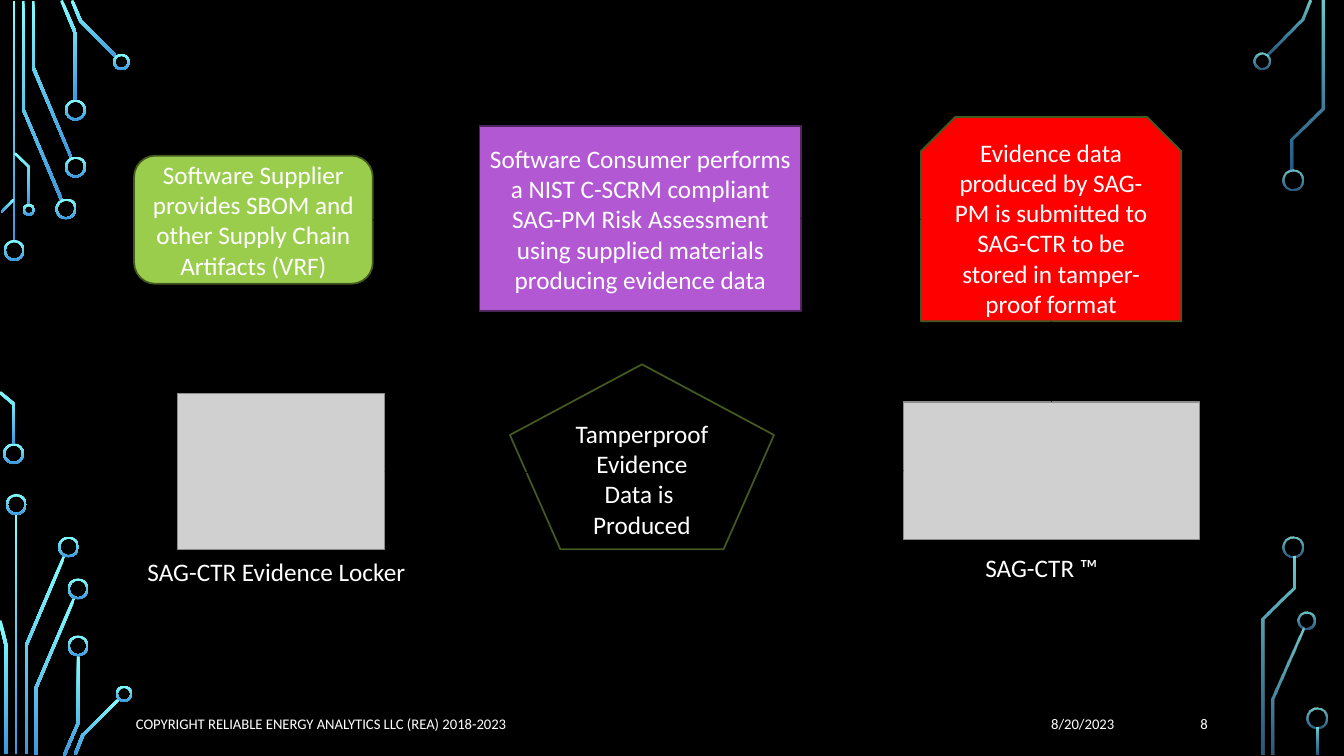
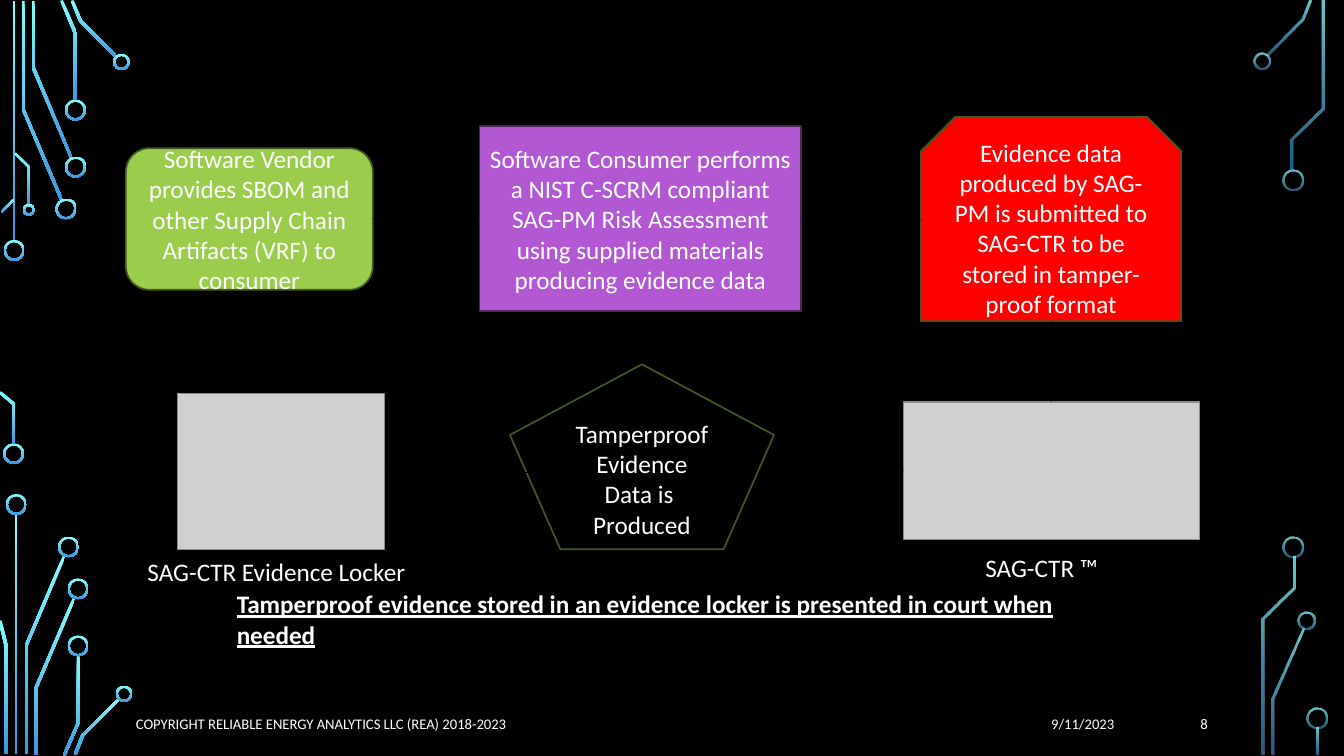
Before and after one commit to rjb4standards/Presentations, a slide deck: slide 8 of 2023-0801-SAG-CTR-TP-EVIDENCE-OVERVIEW.pptx. Drawn at 1344x756 pixels with LibreOffice and Linux fonts; fonts in the diff are those of the drawing; grey boxes stand for pictures; background and template pictures are left out. Boxes give left, top, right and bottom in pixels: in the first picture for what was removed or moved away, otherwise in the second. Text is boxed around its words. In the diff, an @@ line names an element or a change of style, - is before the commit and + after.

```diff
--- a/2023-0801-SAG-CTR-TP-EVIDENCE-OVERVIEW.pptx
+++ b/2023-0801-SAG-CTR-TP-EVIDENCE-OVERVIEW.pptx
@@ rounded rectangle "Software Vendor provides SBOM and ...": place and size @@
-rounded rectangle "Software Vendor provides SBOM and ..." at <box>134,155,373,283</box>
+rounded rectangle "Software Vendor provides SBOM and ..." at <box>126,148,373,289</box>
@@ text in rounded rectangle at <box>149,148,350,296</box>: text changed @@
-Software Supplier provides SBOM and other Supply Chain Artifacts (VRF)
+Software Vendor provides SBOM and other Supply Chain Artifacts (VRF) to consumer
@@ text "Tamperproof evidence stored in an ...": place and size @@
-text "Tamperproof evidence stored in an ..." at <box>382,425,709,610</box>
+text "Tamperproof evidence stored in an ..." at <box>237,595,1052,618</box>
@@ text "Tamperproof evidence stored in an ..." at <box>237,595,1052,618</box>: text colour #000000 to #FFFFFF @@
@@ text at <box>1051,719,1114,730</box>: text changed @@
-8/20/2023
+9/11/2023
```
Also in this commit, not shown: 8 other slides changed, 1 slide added.
